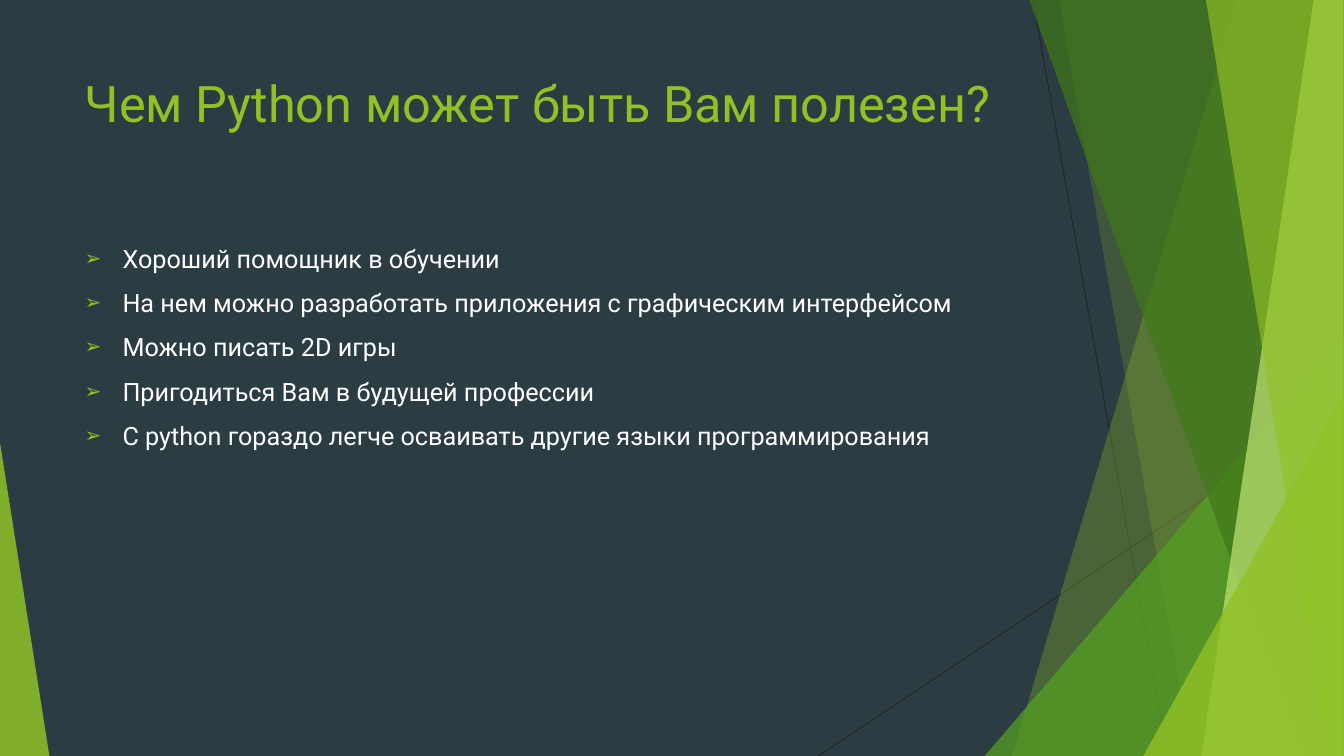
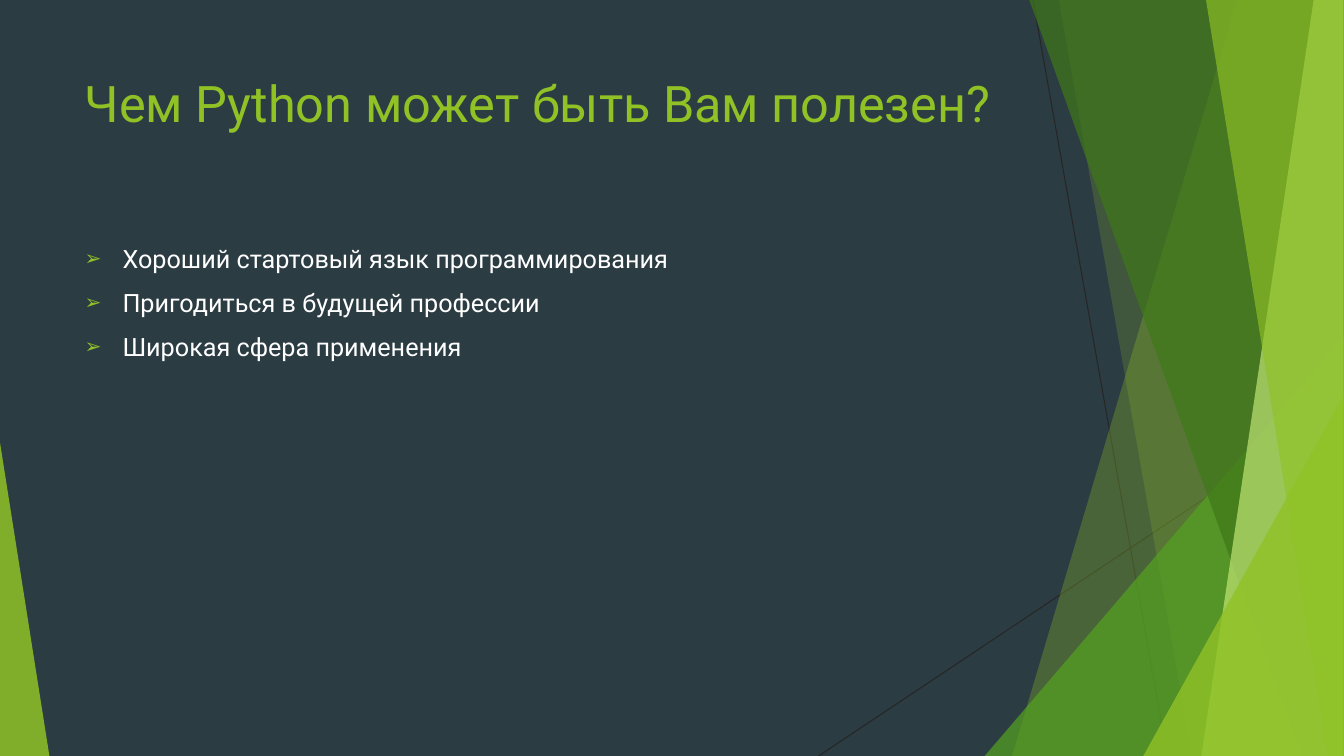
Before and after one commit to Yegor9151/for_corund, a slide deck: slide 16 of python/module 1/presentation/МК по Python.pptx. Drawn at 1344x756 pixels with LibreOffice and Linux fonts; fonts in the diff are those of the drawing. Boxes give left, top, right and bottom in pixels: in the first picture for what was removed or moved away, otherwise in the second. Text is boxed around its words. In the diff, an @@ line names an element or a change of style, - is before the commit and + after.

```diff
--- a/python/module 1/presentation/МК по Python.pptx
+++ b/python/module 1/presentation/МК по Python.pptx
@@ text at <box>123,250,668,361</box>: text changed @@
-➢ Хороший помощник в обучении
-➢ На нем можно разработать приложения с графическим интерфейсом
-➢ Можно писать 2D игры
-➢ Пригодиться Вам в будущей профессии
-➢ С python гораздо легче осваивать другие языки программирования
+➢ Хороший стартовый язык программирования
+➢ Пригодиться в будущей профессии
+➢ Широкая сфера применения
```
Also in this commit, not shown: 7 other slides changed, 14 slides removed.
